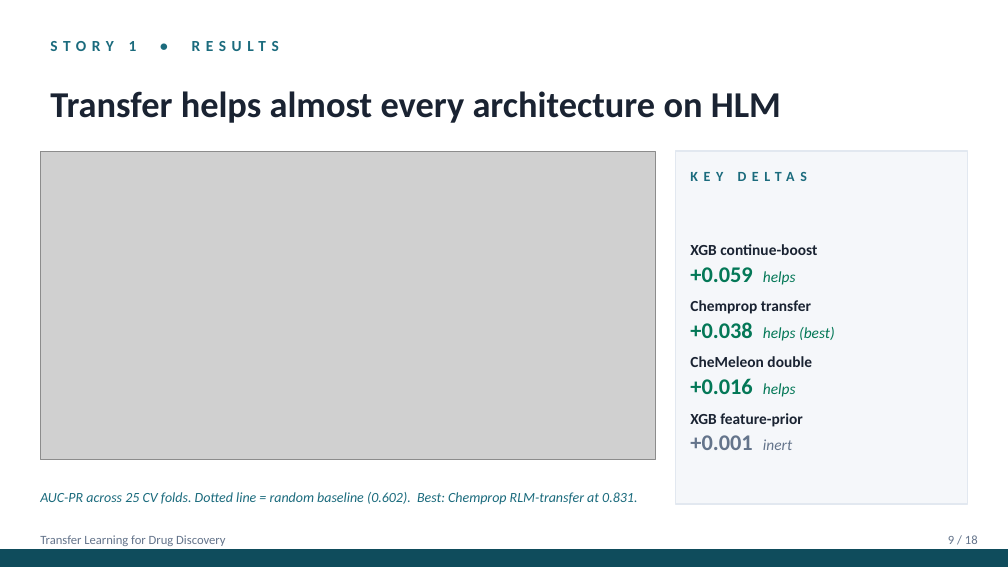
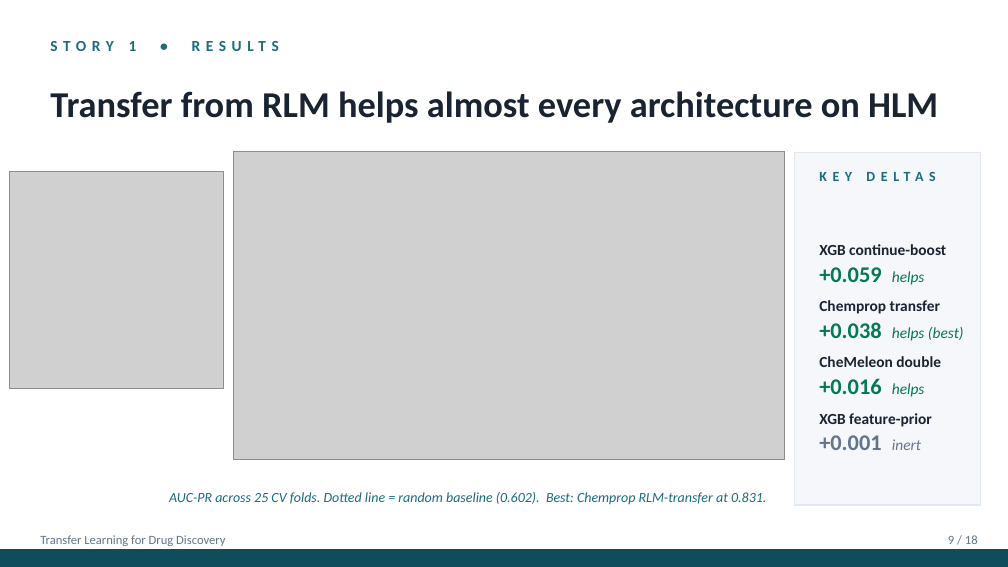
Before and after one commit to rgasper/transfer-learning-drug-discovery, a slide deck: slide 13 of presentation.pptx (slide 9 before the commit). Drawn at 1008x567 pixels with LibreOffice and Linux fonts; fonts in the diff are those of the drawing; grey boxes stand for pictures. Boxes give left, top, right and bottom in pixels: in the first picture for what was removed or moved away, otherwise in the second. Text is boxed around its words. In the diff, an @@ line names an element or a change of style, - is before the commit and + after.

```diff
--- a/presentation.pptx
+++ b/presentation.pptx
@@ text at (50, 91, 938, 123): text changed @@
-Transfer helps almost every architecture on HLM
+Transfer from RLM helps almost every architecture on HLM
@@ picture added at (9, 171, 224, 388) @@
@@ picture: place and size @@
-picture at (40, 151, 655, 460)
+picture at (234, 151, 784, 460)
@@ rectangle: place and size @@
-rectangle at (675, 151, 968, 504)
+rectangle at (794, 152, 981, 505)
@@ text "KEY DELTAS": place and size @@
-text "KEY DELTAS" at (690, 172, 807, 181)
+text "KEY DELTAS" at (819, 172, 935, 181)
@@ text "XGB continue-boost": place and size @@
-text "XGB continue-boost" at (690, 244, 835, 450)
+text "XGB continue-boost" at (819, 244, 964, 450)
@@ text "AUC-PR across 25 CV folds. ...": place and size @@
-text "AUC-PR across 25 CV folds. ..." at (40, 492, 637, 504)
+text "AUC-PR across 25 CV folds. ..." at (169, 492, 766, 505)
```
Also in this commit, not shown: 4 other slides changed, 4 slides added.
